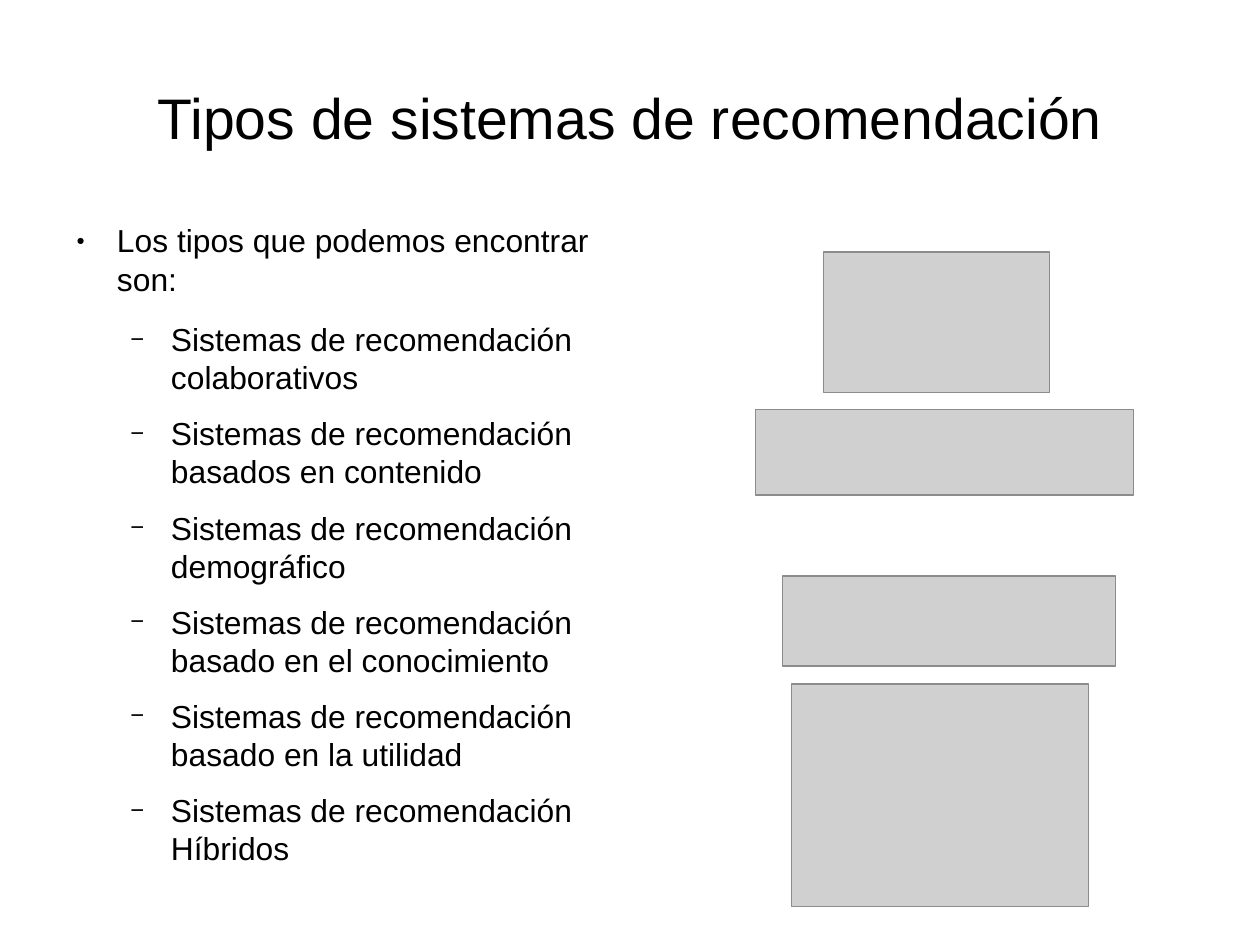
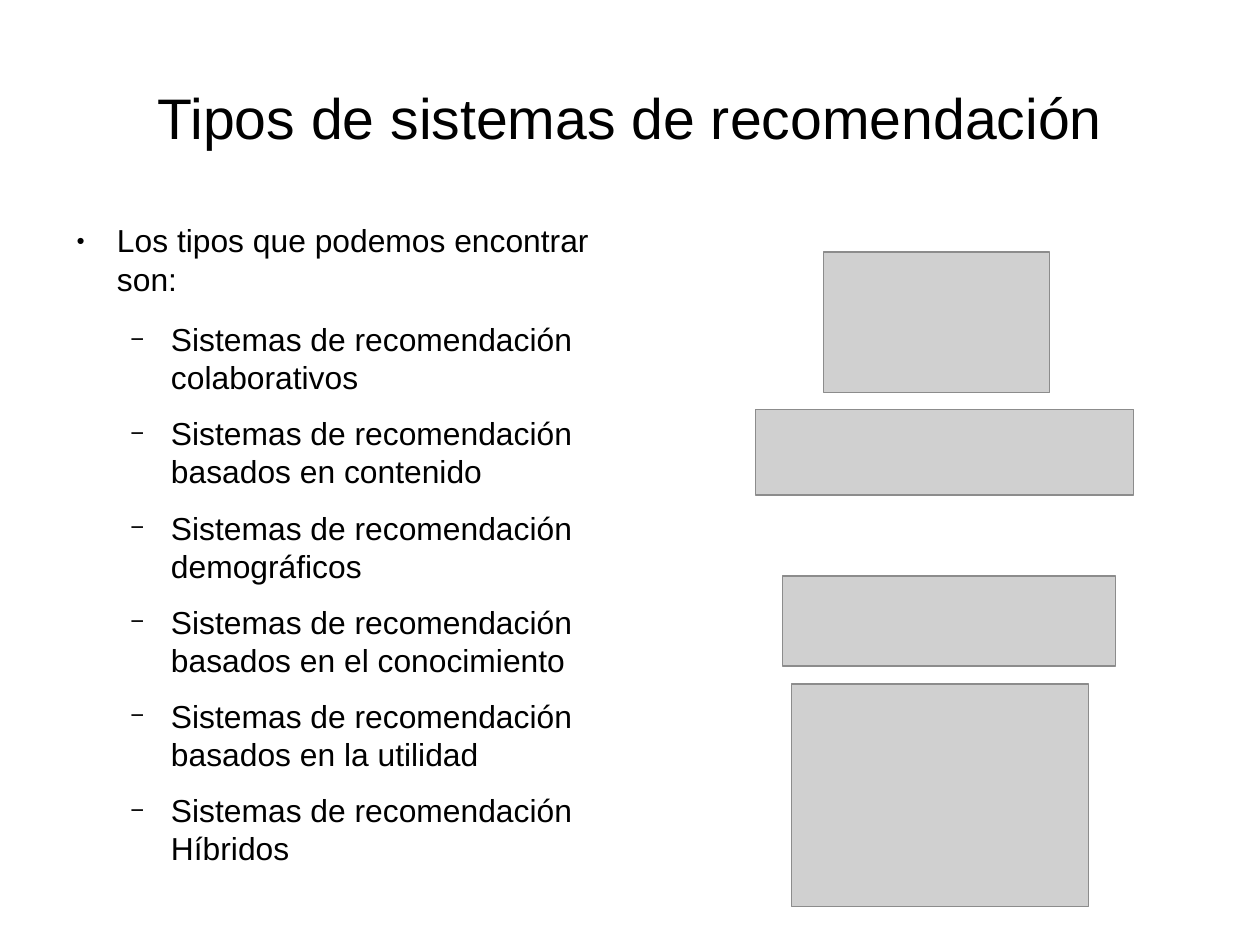
Before and after one commit to Lothar94/Recuperacion_Informacion, a slide deck: slide 6 of Practica 1/PresentacionSR.odp. Drawn at 1260x945 pixels with LibreOffice and Linux fonts; fonts in the diff are those of the drawing; grey boxes stand for pictures. Boxes give left, top, right and bottom in pixels: in the first picture for what was removed or moved away, otherwise in the second. Text is boxed around its words. In the diff, an @@ line names an element or a change of style, - is before the commit and + after.

```diff
--- a/Practica 1/PresentacionSR.odp
+++ b/Practica 1/PresentacionSR.odp
@@ text at (x1=171, y1=516, x2=572, y2=767): text changed @@
-  − Sistemas de recomendación demográfico
-  − Sistemas de recomendación basado en el conocimiento
-  − Sistemas de recomendación basado en la utilidad
+  − Sistemas de recomendación demográficos
+  − Sistemas de recomendación basados en el conocimiento
+  − Sistemas de recomendación basados en la utilidad
```
Also in this commit, not shown: 1 other slide changed, 1 other file.
